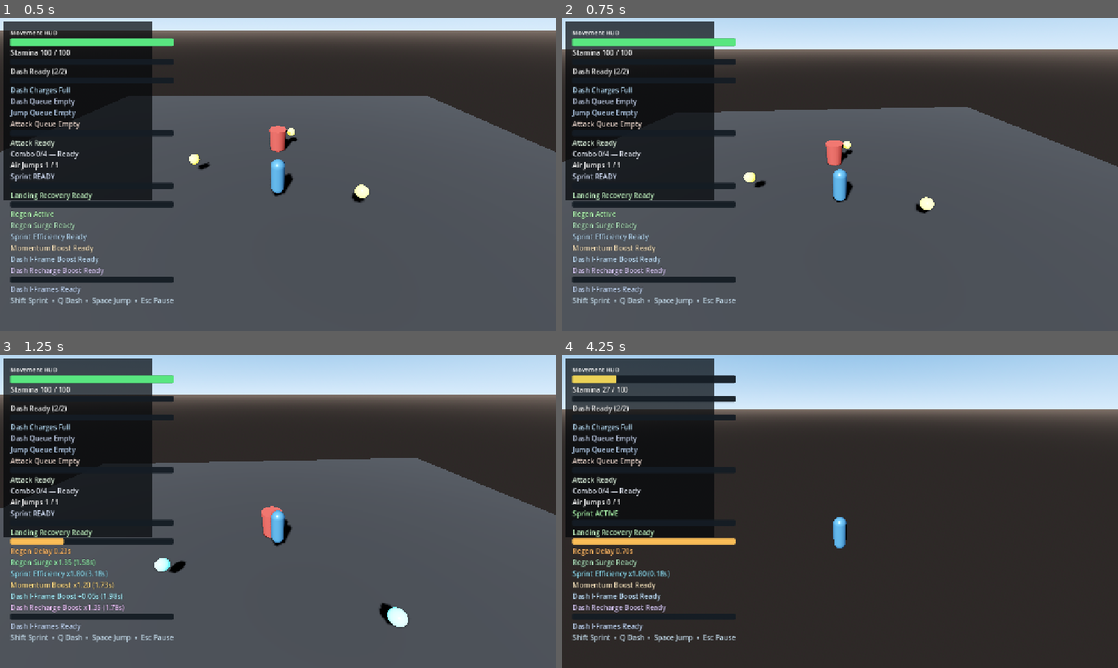
Above: before the commit, frames 1-4 (two rows, left to right).
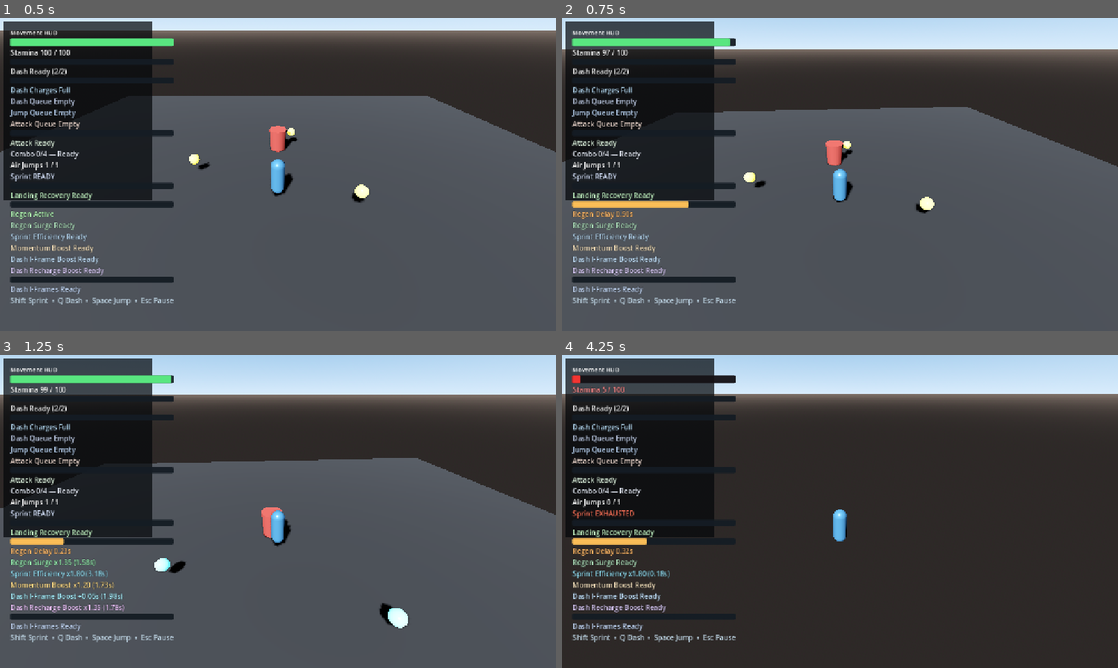
Above: after the commit, the same moments.

Repository: thegoatleroyjenkins/arpg-game
Game: Godot game, scene res://prototype3d/main_3d.tscn
Two runs of this game, one before a commit and one after it. Both use one fixed random seed, a clock stepped at 60 frames per second and the inputs below. This scene is started directly instead of the project's main scene.
Inputs (mouse positions are in pixels of both pictures, inside the frame that each line leads up to):
- Up to frame 1 (0.5 s): no input
- Up to frame 2 (0.75 s): tap Enter (ui_accept) at 0.5 s; move the mouse to (867, 174) at 0.52 s; press the mouse at (867, 174) at 0.53 s; hold W (move_up) from 0.53 s (still down)
- Up to frame 3 (1.25 s): keep holding W (move_up); tap Space (jump) at 0.77 s
- Up to frame 4 (4.25 s): keep holding W (move_up); move the mouse to (812, 511) at 1.27 s; release the mouse at (812, 511) at 1.28 s; click (812, 511) at 1.35 s; tap Space (jump) at 1.52, 3.02, 3.77 s; move the mouse to (851, 505) at 2.02 s; press the mouse at (851, 505) at 2.03 s; tap R (camera_recenter) at 2.1 s; move the mouse to (834, 517) at 2.77 s; release the mouse at (834, 517) at 2.78 s; tap Q (dash) at 2.85 s; click (834, 517) at 3.05 s; move the mouse to (878, 514) at 3.52 s; hold Shift (sprint) from 3.53 s (still down); click (878, 514) at 3.8 s

Frame 1 is identical in both runs. In frame 2, 0.7% of the frame differs, in the area x 1-84%, y 6-65%; in frame 3, 0.1%; in frame 4, 7.5%, in the area x 0-100%, y 6-64%.

Commit message:
Add data-driven whiff commitment for 3D light attacks

Diff:
--- a/prototype3d/default_player_tuning_3d.tres
+++ b/prototype3d/default_player_tuning_3d.tres
@@ -34,6 +34,10 @@
 sprint_stamina_per_second = 28.0
 dash_stamina_cost = 35.0
 light_attack_stamina_cost = 10.0
+light_attack_allow_whiff_swing = true
+light_attack_whiff_cooldown_multiplier = 0.55
+light_attack_whiff_stamina_multiplier = 0.35
+light_attack_whiff_lunge_multiplier = 0.45
 light_attack_lunge_enabled = true
 light_attack_lunge_duration = 0.1
 light_attack_lunge_speed = 7.5
--- a/prototype3d/player_3d.gd
+++ b/prototype3d/player_3d.gd
@@ -97,6 +97,7 @@
 
 var light_attack_cooldown_left: float = 0.0
 var light_attack_lunge_left: float = 0.0
+var light_attack_lunge_duration_active: float = 0.0
 var light_attack_lunge_direction: Vector3 = Vector3.ZERO
 var light_attack_combo_stacks: int = 0
 var light_attack_combo_timer_left: float = 0.0
@@ -568,6 +569,7 @@
 		landing_recovery_left = 0.0
 		_emit_landing_recovery_changed()
 	light_attack_lunge_left = 0.0
+	light_attack_lunge_duration_active = 0.0
 	dash_direction = _resolve_dash_start_direction(move_dir)
 	if dash_direction.length() <= 0.01:
 		dash_direction = _resolve_neutral_dash_direction()
@@ -1092,7 +1094,7 @@
 
 	var targets: Array[Node3D] = _find_attack_targets(max(1, light_attack_max_targets))
 	if targets.is_empty():
-		return false
+		return _try_light_attack_whiff()
 
 	_auto_face_light_attack_target(targets[0])
 
@@ -1102,7 +1104,7 @@
 
 	light_attack_cooldown_left = max(0.01, light_attack_cooldown)
 	_emit_light_attack_cooldown_changed()
-	_start_light_attack_lunge(targets[0])
+	_start_light_attack_lunge(targets[0], 1.0)
 	var combo_multiplier: float = _consume_light_attack_combo_multiplier()
 	var cleave_falloff: float = clamp(tuning.light_attack_cleave_falloff_per_target, 0.0, 1.0)
 	var cleave_min_multiplier: float = clamp(tuning.light_attack_cleave_min_multiplier, 0.1, 1.0)
@@ -1127,6 +1129,20 @@
 			"crit_multiplier": max(1.0, light_attack_crit_multiplier),
 			"tags": attack_tags,
 		})
+	return true
+
+func _try_light_attack_whiff() -> bool:
+	if not tuning.light_attack_allow_whiff_swing:
+		return false
+	var whiff_stamina_cost: float = max(0.0, tuning.light_attack_stamina_cost) * clamp(tuning.light_attack_whiff_stamina_multiplier, 0.0, 1.0)
+	if not _try_spend_stamina(whiff_stamina_cost, "Attack"):
+		return false
+	light_attack_cooldown_left = max(0.01, light_attack_cooldown * clamp(tuning.light_attack_whiff_cooldown_multiplier, 0.0, 1.0))
+	_emit_light_attack_cooldown_changed()
+	_start_light_attack_lunge(null, clamp(tuning.light_attack_whiff_lunge_multiplier, 0.0, 1.0))
+	light_attack_combo_stacks = 0
+	light_attack_combo_timer_left = 0.0
+	_emit_light_attack_combo_changed()
 	return true
 
 func _consume_light_attack_combo_multiplier() -> float:
@@ -1270,10 +1286,13 @@
 	var hit := get_world_3d().direct_space_state.intersect_ray(query)
 	return hit.is_empty()
 
-func _start_light_attack_lunge(primary_target: Node3D) -> void:
+func _start_light_attack_lunge(primary_target: Node3D, strength_multiplier: float = 1.0) -> void:
 	if not tuning.light_attack_lunge_enabled:
 		return
-	var lunge_duration: float = max(0.0, tuning.light_attack_lunge_duration)
+	var lunge_scale: float = clamp(strength_multiplier, 0.0, 1.0)
+	if lunge_scale <= 0.0:
+		return
+	var lunge_duration: float = max(0.0, tuning.light_attack_lunge_duration) * lunge_scale
 	if lunge_duration <= 0.0:
 		return
 	var lunge_direction: Vector3 = -global_transform.basis.z
@@ -1286,12 +1305,13 @@
 	if lunge_direction.length() <= 0.01:
 		return
 	light_attack_lunge_direction = lunge_direction.normalized()
+	light_attack_lunge_duration_active = lunge_duration
 	light_attack_lunge_left = lunge_duration
 
 func _current_light_attack_lunge_velocity() -> Vector3:
 	if light_attack_lunge_left <= 0.0:
 		return Vector3.ZERO
-	var duration: float = max(0.01, tuning.light_attack_lunge_duration)
+	var duration: float = max(0.01, light_attack_lunge_duration_active)
 	var lunge_ratio: float = clamp(light_attack_lunge_left / duration, 0.0, 1.0)
 	var lunge_speed: float = max(0.0, tuning.light_attack_lunge_speed) * lunge_ratio
 	if lunge_speed <= 0.0 or light_attack_lunge_direction.length() <= 0.01:
--- a/prototype3d/player_tuning_3d.gd
+++ b/prototype3d/player_tuning_3d.gd
@@ -78,6 +78,10 @@
 
 @export_group("Attack Feel")
 @export var light_attack_input_buffer_time: float = 0.14
+@export var light_attack_allow_whiff_swing: bool = true
+@export_range(0.0, 1.0, 0.01) var light_attack_whiff_cooldown_multiplier: float = 0.55
+@export_range(0.0, 1.0, 0.01) var light_attack_whiff_stamina_multiplier: float = 0.35
+@export_range(0.0, 1.0, 0.01) var light_attack_whiff_lunge_multiplier: float = 0.45
 @export var light_attack_lunge_enabled: bool = true
 @export var light_attack_lunge_duration: float = 0.1
 @export var light_attack_lunge_speed: float = 7.5
Not shown, changed: README.md
